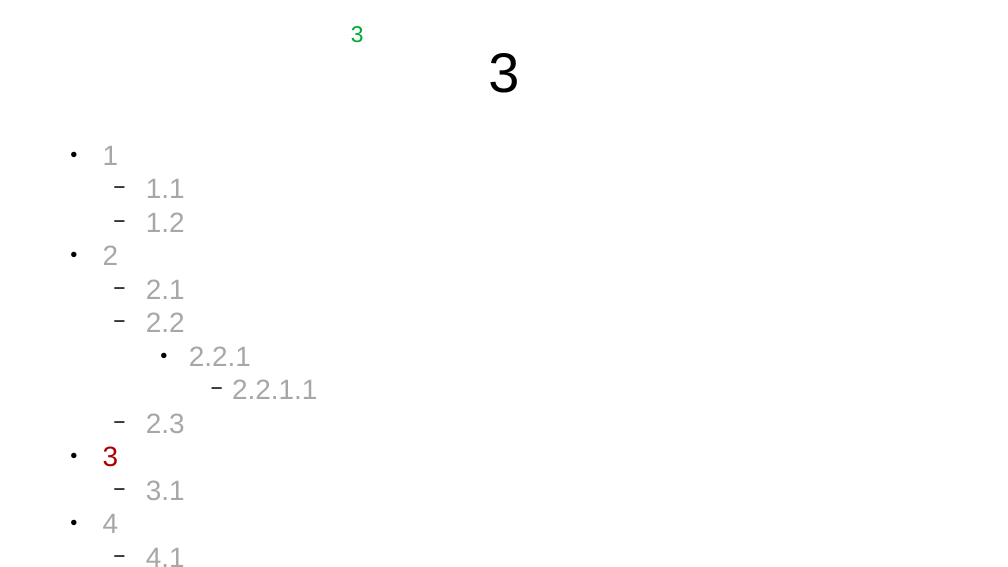
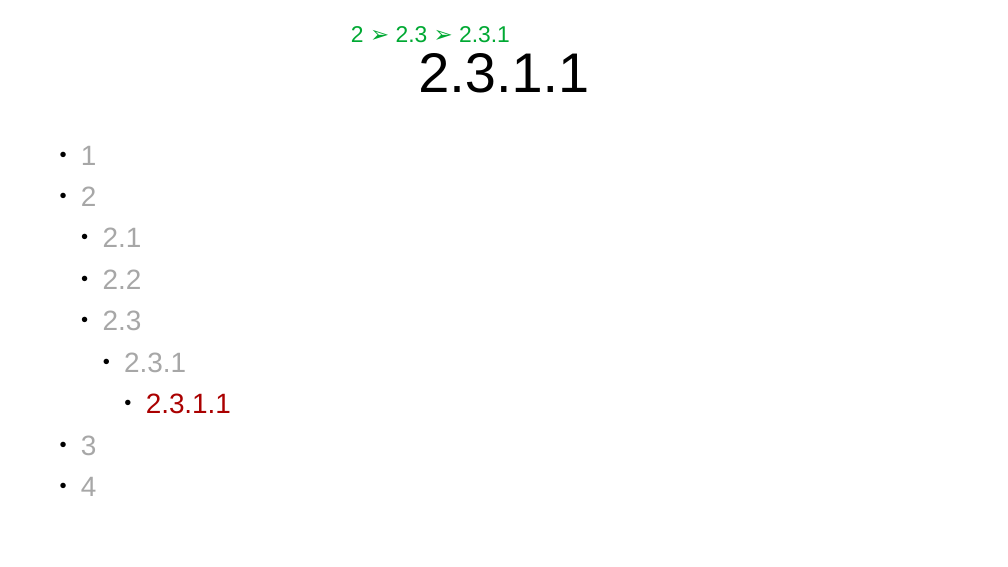
Before and after one commit to shunf4/presentation-auto-breadcrumbs, a slide deck: slide 12 of breadcrumbs_test.odp (slide 11 before the commit). Drawn at 1008x567 pixels with LibreOffice and Linux fonts; fonts in the diff are those of the drawing. Boxes give left, top, right and bottom in pixels: in the first picture for what was removed or moved away, otherwise in the second. Text is boxed around its words. In the diff, an @@ line names an element or a change of style, - is before the commit and + after.

```diff
--- a/breadcrumbs_test.odp
+++ b/breadcrumbs_test.odp
@@ text removed at [351, 26, 364, 43] @@
-3
@@ text added at [351, 26, 510, 43], 18 pt, text #00A933 @@
+2 ➢ 2.3 ➢ 2.3.1
@@ title at [418, 53, 589, 93]: text changed @@
-3
+2.3.1.1
@@ text at [81, 146, 231, 496]: paragraph removed @@
-  − 3.1
@@ text at [81, 146, 231, 496]: paragraphs removed @@
-  − 4.1
-    ● 4.1.1
@@ text at [81, 146, 142, 496]: text colour #AA0000 to #A7A7A7 in "3"; indent changed; more space between paragraphs; bullet − to ● @@
@@ text at [146, 179, 185, 232]: paragraphs removed @@
-  − 1.1
-  − 1.2
@@ text at [124, 352, 231, 414]: paragraphs added @@
+    ● 2.3.1
+      ● 2.3.1.1
@@ text at [189, 346, 317, 399]: paragraphs removed @@
-    ● 2.2.1
-      − 2.2.1.1
```
Also in this commit, not shown: 11 other slides changed, 3 slides added, 3 other files.
